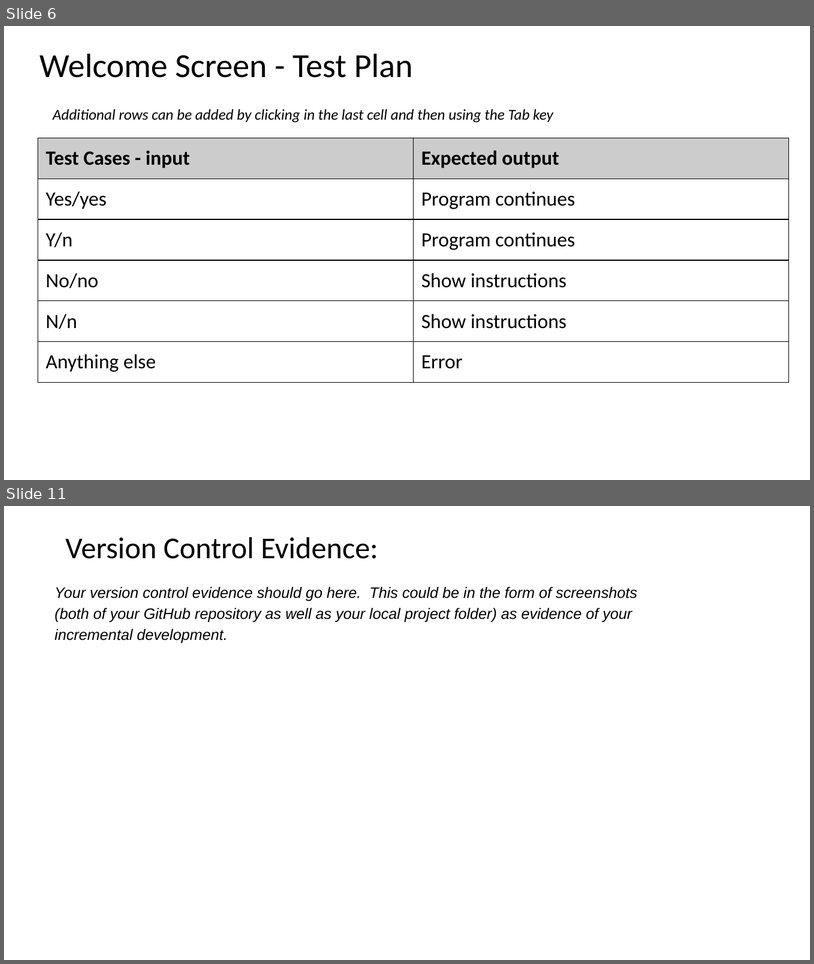
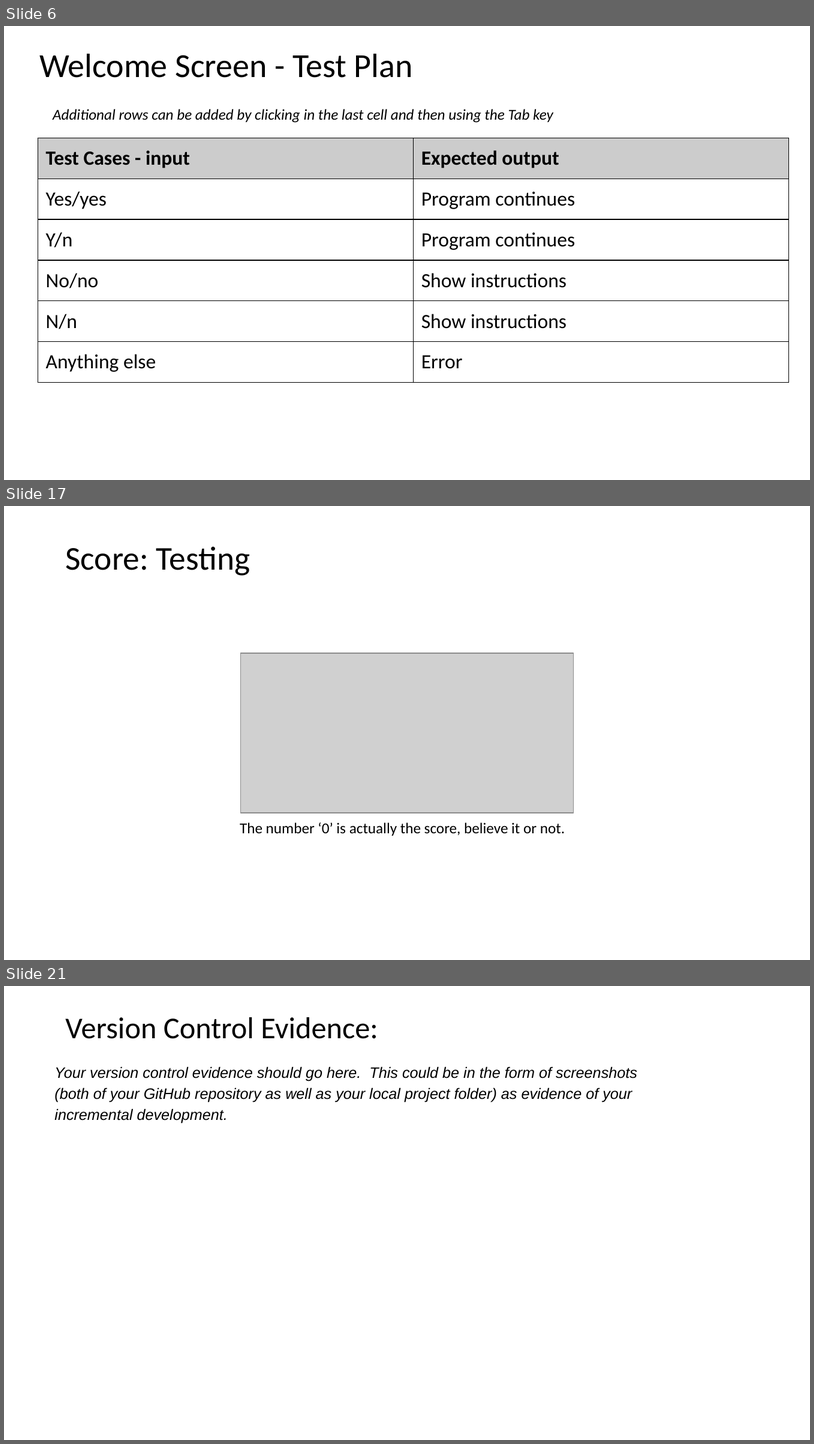
Before and after one commit to joshbatmiddleton/1.7-and-1.8-Assesment, a slide deck: Assesment Documents/Powerpoint/1.7 and 1.8 documentation v2.pptx. Shown one above the other, each under a label of ours: slides 6 and 11 before the commit, slides 6, 17 and 21 after it; the slides between them are not shown. The pictures are 814x964 and 814x1444 pixels, drawn with LibreOffice and Linux fonts; fonts in the diff are those of the drawing; grey boxes stand for pictures. Boxes give left, top, right and bottom in pixels: in the first picture for what was removed or moved away, otherwise in the second. Text is boxed around its words. In the diff, an @@ line names an element or a change of style, - is before the commit and + after.

```diff
--- a/Assesment Documents/Powerpoint/1.7 and 1.8 documentation v2.pptx
+++ b/Assesment Documents/Powerpoint/1.7 and 1.8 documentation v2.pptx
@@ slide 17 added at box(4, 506, 810, 960), background #FFFFFF @@
@@ title added at box(65, 546, 251, 576), 39.6 pt, text #000000 @@
+Score: Testing
@@ picture added at box(241, 653, 574, 813) @@
@@ text added at box(240, 822, 565, 835), 18 pt, text #000000 @@
+The number ‘0’ is actually the score, believe it or not.
@@ what was slide 11 is now slide 21 @@
```
Also in this commit, not shown: 3 slides changed, 11 other slides added, 2 slides removed, 5 other files.
